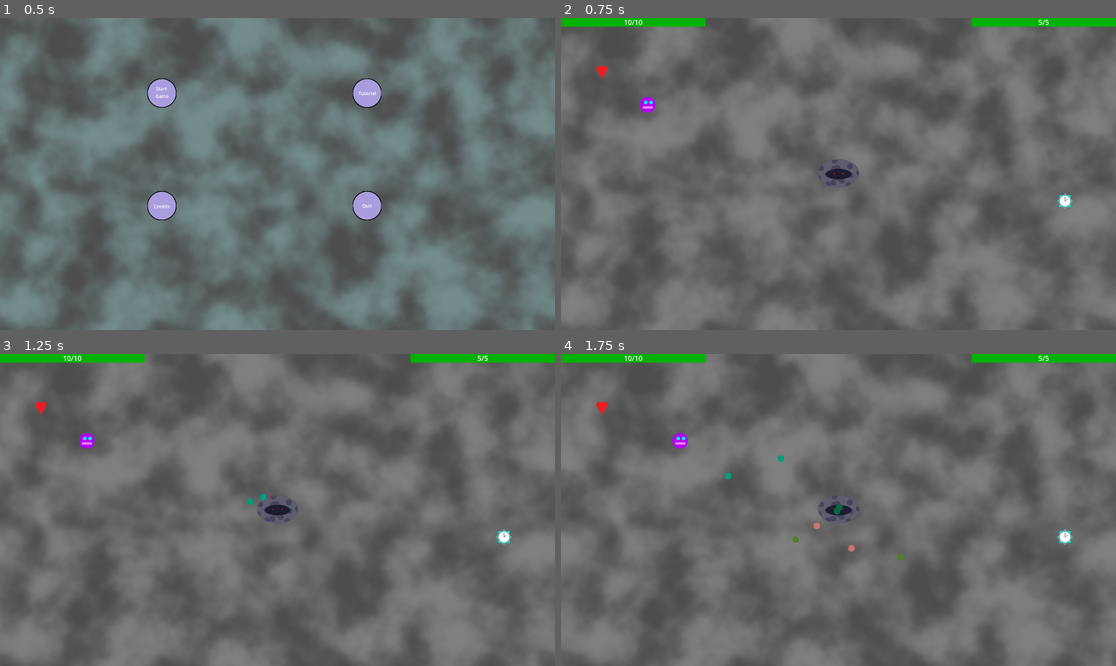
Above: before the commit, frames 1-4 (two rows, left to right).
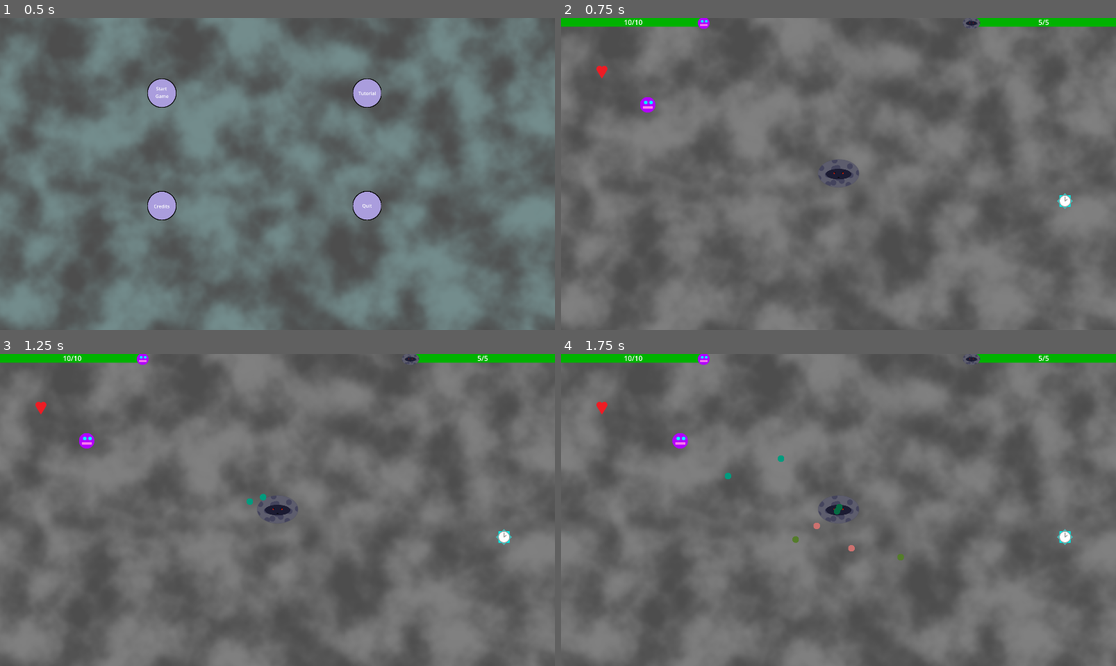
Above: after the commit, the same moments.

Repository: Antoine-Lagache/GameJam_2025
Game: Godot game, scene res://scene/start_menu.tscn
Same seed, same stepped clock (60 frames per second), same inputs: the game is played once before the commit and once after it.
Inputs (mouse positions are in pixels of both pictures, inside the frame that each line leads up to):
- Up to frame 1 (0.5 s): no input
- Up to frame 2 (0.75 s): click "Start Game" at 0.5 s
- Up to frame 3 (1.25 s): no input
- Up to frame 4 (1.75 s): move the mouse to (960, 494) at 1.27 s; hold Right (right) from 1.28 s (still down); hold Shift from 1.28 s (still down)

Frame 1 is identical in both runs. In frame 2, 0.1% of the frame differs, in the area x 24-76%, y 0-4%; in frame 3, 0.1%; in frame 4, 0.1%.

Commit message:
health bar update

Diff:
--- a/gamejame/scene/mechant.tscn
+++ b/gamejame/scene/mechant.tscn
@@ -36,6 +36,12 @@
 
 [node name="CanvasLayer" type="CanvasLayer" parent="."]
 
+[node name="Sprite2D" type="Sprite2D" parent="CanvasLayer"]
+z_index = 2
+position = Vector2(1414, 20)
+scale = Vector2(0.255, 0.255)
+texture = ExtResource("1_to7ja")
+
 [node name="Health_bar" parent="CanvasLayer" instance=ExtResource("3_ths1h")]
 position = Vector2(1420, 0)
 max_health = 5
--- a/gamejame/scene/player.tscn
+++ b/gamejame/scene/player.tscn
@@ -32,6 +32,12 @@
 
 [node name="Health_bar" parent="CanvasLayer" instance=ExtResource("3_fvtld")]
 
+[node name="Sprite2D" type="Sprite2D" parent="CanvasLayer"]
+z_index = 1
+position = Vector2(494, 18)
+scale = Vector2(0.815, 0.815)
+texture = ExtResource("2_hjaqi")
+
 [node name="HeroHit" type="AudioStreamPlayer" parent="."]
 stream = ExtResource("4_ct4mp")
 bus = &"Hero_hit"
--- a/gamejame/script/mechant.gd
+++ b/gamejame/script/mechant.gd
@@ -25,6 +25,7 @@
 		add_child(pattern2)
 	$CanvasLayer/Health_bar.max_health = max_health
 	$CanvasLayer/Health_bar.position = Vector2(screen.x - $CanvasLayer/Health_bar/red.size.x,0)
+	$CanvasLayer/Sprite2D.position = Vector2(screen.x - $CanvasLayer/Health_bar/red.size.x,18)
 
 func _physics_process(_delta: float) -> void:
 	pass
Not shown: 1 places in gamejame/scene/gameover.tscn that only renumber resources
Not shown: 1 places in gamejame/scene/heal_blob.tscn that only renumber resources
Not shown: 1 places in gamejame/scene/start_menu.tscn that only renumber resources
